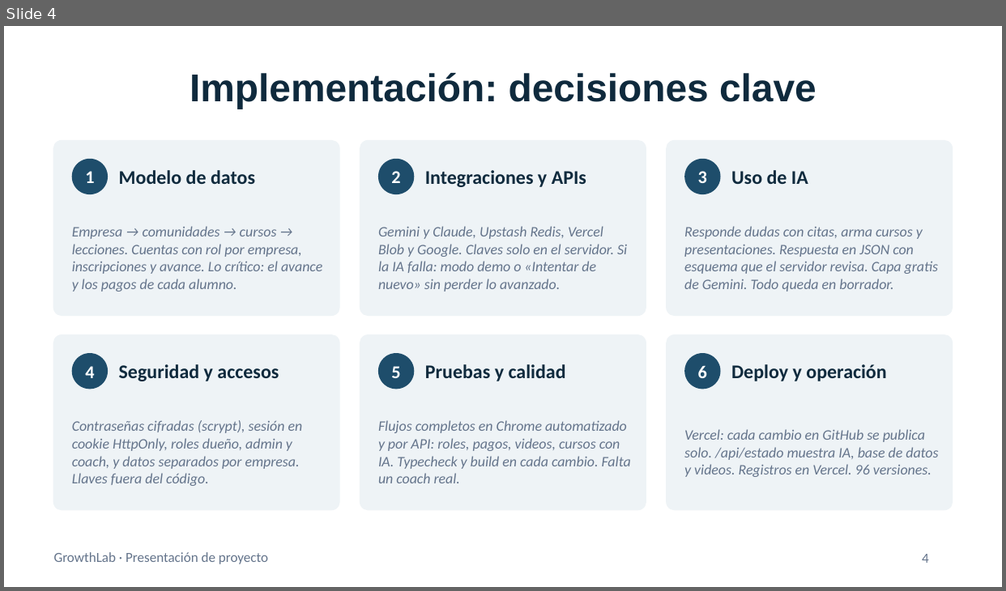
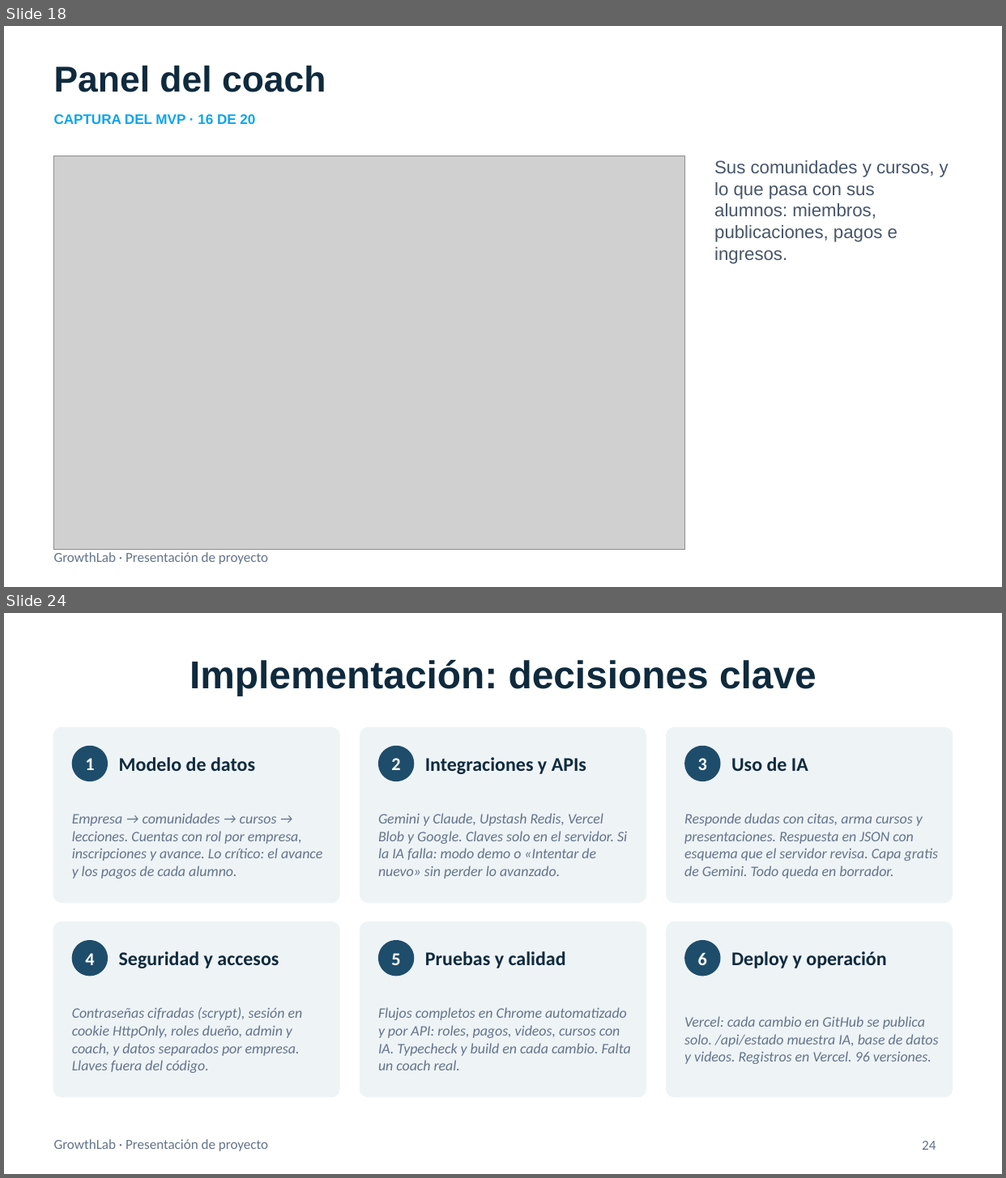
Before and after one commit to 3tted/plataforma-cursos-mvp, a slide deck: docs/Presentacion-GrowthLab-Merkatics.pptx. Shown one above the other, each under a label of ours: slide 4 before the commit, slides 18 and 24 after it; the slides between them are not shown. The pictures are 1006x591 and 1006x1178 pixels, drawn with LibreOffice and Linux fonts; fonts in the diff are those of the drawing; grey boxes stand for pictures. Boxes give left, top, right and bottom in pixels: in the first picture for what was removed or moved away, otherwise in the second. Text is boxed around its words. In the diff, an @@ line names an element or a change of style, - is before the commit and + after.

```diff
--- a/docs/Presentacion-GrowthLab-Merkatics.pptx
+++ b/docs/Presentacion-GrowthLab-Merkatics.pptx
@@ slide 18 added at <box>4,26,1002,587</box>, background #FFFFFF; not listed: 1 template element that a slide beside it also shows @@
@@ text added at <box>54,65,326,92</box>, 26 pt, text #0F2A3D, bold @@
+Panel del coach
@@ text added at <box>54,114,255,124</box>, 10 pt, text #0EA5E9, bold @@
+CAPTURA DEL MVP · 16 DE 20
@@ picture added at <box>54,156,684,550</box> @@
@@ text added at <box>714,160,948,264</box>, 13 pt, text #475569 @@
+Sus comunidades y cursos, y lo que pasa con sus alumnos: miembros, publicaciones, pagos e ingresos.
@@ what was slide 4 is now slide 24 @@
@@ page number at <box>922,1141,936,1150</box>: text changed @@
-4
+24
```
Also in this commit, not shown: 1 slide changed, 19 other slides added.
